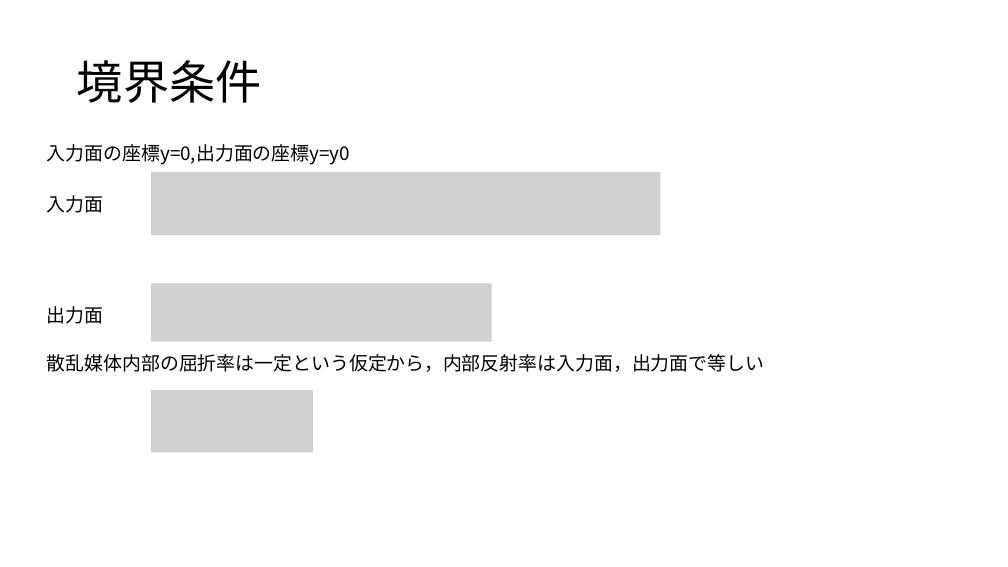
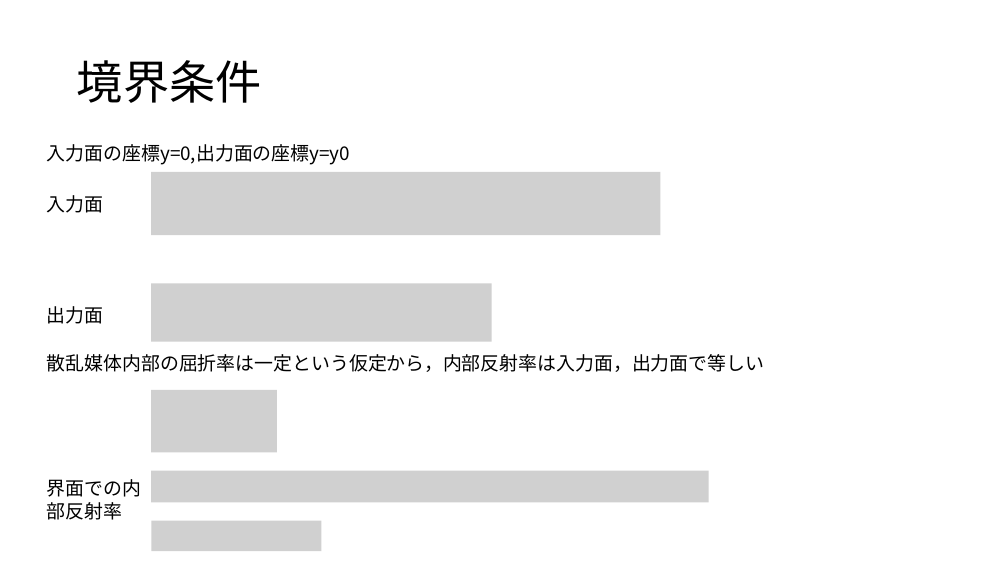
Before and after one commit to atuyoti/dot, a slide deck: slide 7 of slide/0519.pptx. Drawn at 1008x567 pixels with LibreOffice and Linux fonts; fonts in the diff are those of the drawing; grey boxes stand for pictures. Boxes give left, top, right and bottom in pixels: in the first picture for what was removed or moved away, otherwise in the second. Text is boxed around its words. In the diff, an @@ line names an element or a change of style, - is before the commit and + after.

```diff
--- a/slide/0519.pptx
+++ b/slide/0519.pptx
@@ picture: place and size @@
-picture at (151, 390, 313, 453)
+picture at (151, 390, 278, 453)
@@ text added at (47, 479, 141, 520), 18 pt, text #000000 @@
+界面での内部反射率
@@ picture added at (151, 471, 709, 503) @@
@@ picture added at (151, 521, 321, 551) @@
```
Also in this commit, not shown: 2 slides added, 1 other file.
